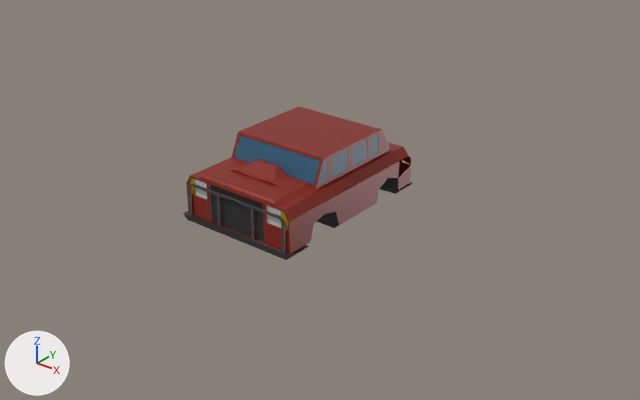
Two versions of the FBX model LowPolyRacer/Assets/Meshes/Cars.fbx, one commit apart.
Before and after are seen from a camera (50 mm lens) standing at (13.51, -16.29, 10.6) and looking at (0.37, 0.13, 0.42). Arrows for +X, +Y and +Z are at lower left; the lights stay in place. Where no turn or scale is listed for an object, it has been applied to the vertices.

Objects in the first picture: 'Humvee'.
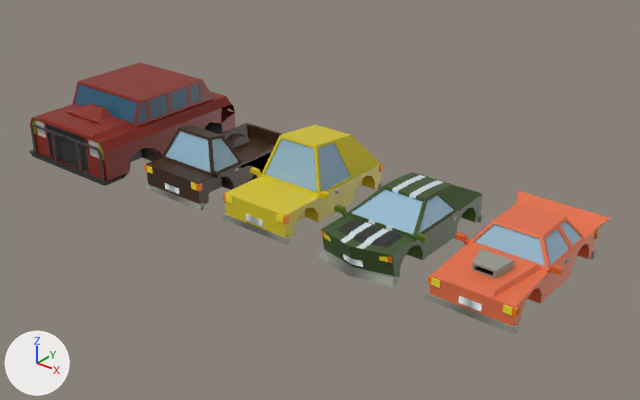
Changed parts and their boxes (x1, y1, x2, y2) in the pictures (640 x 400 px):
'Humvee', moved
    before: (183, 106, 413, 260)
    after: (29, 62, 235, 186)
'SportsCarRed', added (orange)
    after: (426, 191, 611, 335)
'SportsCarGreen', added
    after: (318, 172, 484, 286)
'PickupBrown', moved (not visible before)
    after: (144, 123, 283, 210)
'VanYellow', unchanged, uncovered by the edit
    after: (223, 125, 383, 244)

The change, as a diff of the scene's bpy script:
```diff
--- a/LowPolyRacer/Assets/Meshes/Cars.fbx.py
+++ b/LowPolyRacer/Assets/Meshes/Cars.fbx.py
@@ mat_material_052 @@
+mat_material_052 = principled_material('Material.052')
+mat_material_052.texture = img_imphenziapalette01_png
+mat_material_052.roughness = 0.4
@@ me_cube_024_1 @@
+me_cube_024_1.from_pydata(...)  # 349 vertices, 290 faces; spans x -1.28..1.28, y -2.03..2.3, z 0.25..1.56
+me_cube_024_1.materials.append(mat_material_044)  # picture img_imphenziapalette01_png
@@ me_cube_027_1 @@
+me_cube_027_1.from_pydata(...)  # 330 vertices, 266 faces; spans x -1.28..1.28, y -2.27..2.03, z 0.25..1.53
+me_cube_027_1.materials.append(mat_material_052)  # picture img_imphenziapalette01_png
@@ ob_humvee @@
 ob_humvee = bpy.data.objects.new('Humvee', me_cube_027)
-ob_humvee.location = (0.0, 0.0, 0.0)
+ob_humvee.location = (-6.54, 0.0, 0.0)
@@ ob_pickupbrown @@
 ob_pickupbrown = bpy.data.objects.new('PickupBrown', me_cube_026)
-ob_pickupbrown.location = (0.0, 0.0, 0.0)
+ob_pickupbrown.location = (-2.95, 0.0, 0.0)
@@ ob_sportscarred @@
+ob_sportscarred = bpy.data.objects.new('SportsCarRed', me_cube_024_1)
+ob_sportscarred.location = (6.1, 0.0, 0.0)
@@ ob_sportscargreen @@
+ob_sportscargreen = bpy.data.objects.new('SportsCarGreen', me_cube_027_1)
+ob_sportscargreen.location = (3.11, 0.0, 0.0)
```
